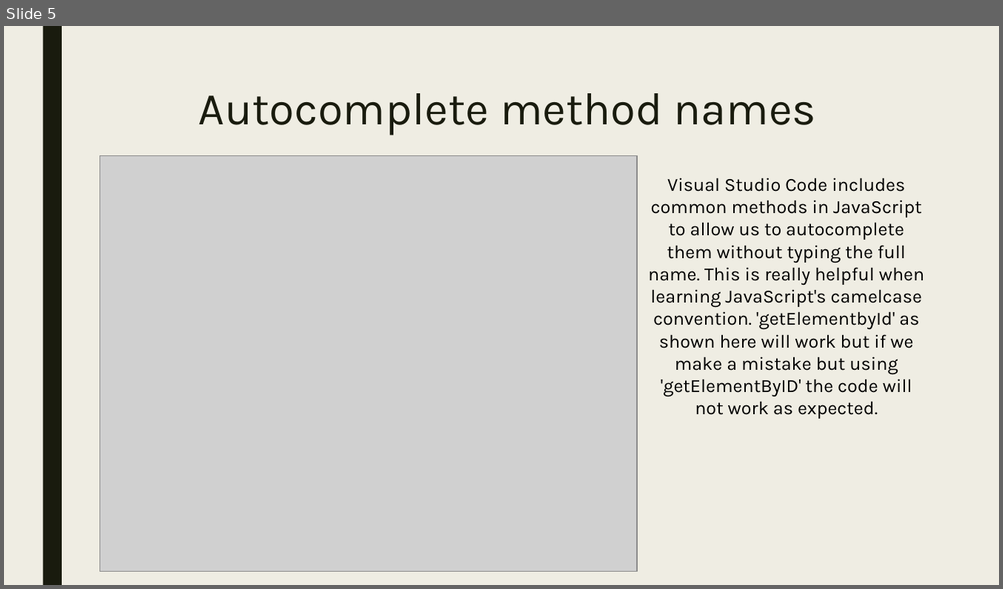
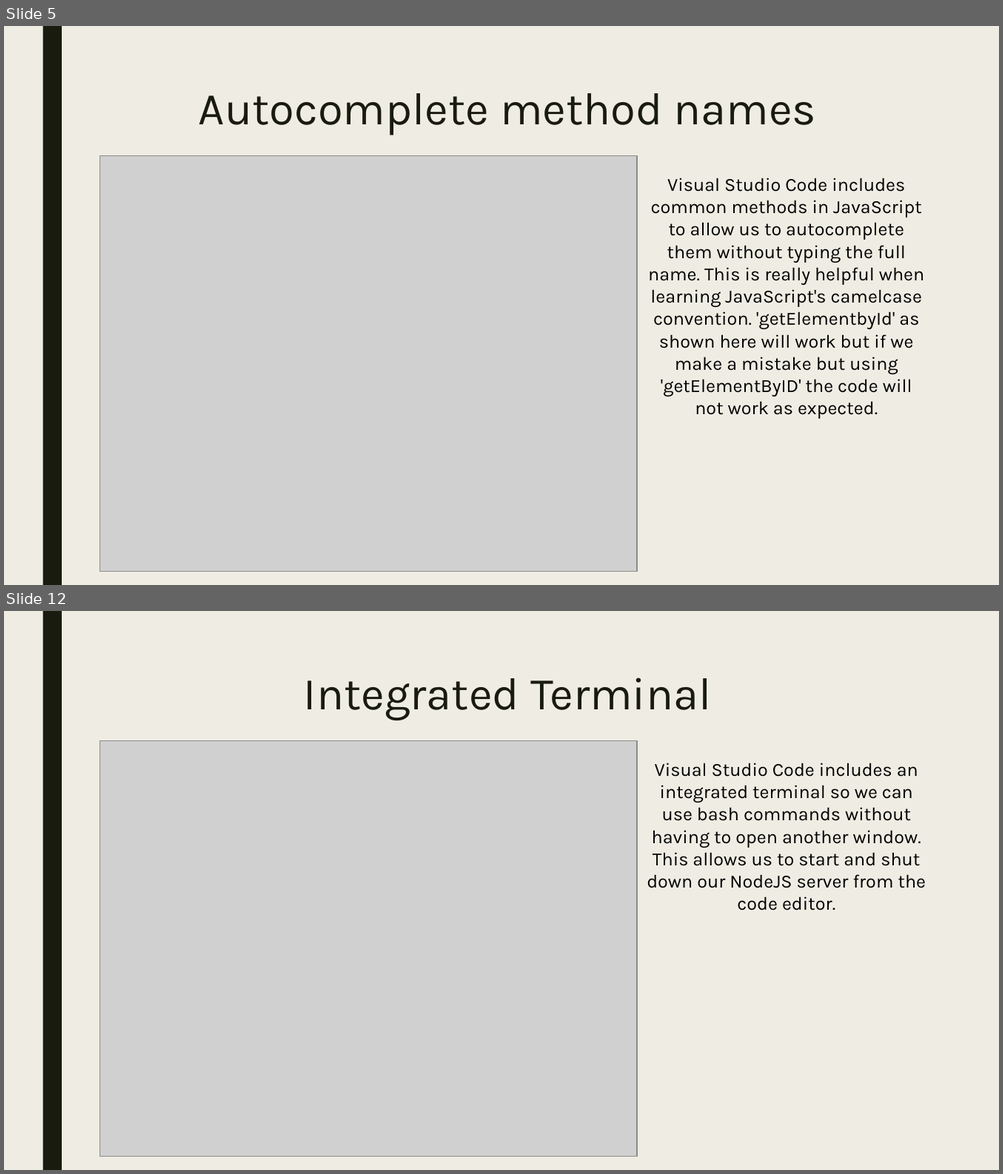
Before and after one commit to 105ron/lightning-talk, a slide deck: Presentation.pptx. Shown one above the other, each under a label of ours: slide 5 before the commit, slides 5 and 12 after it; the slides between them are not shown. The pictures are 1003x589 and 1003x1174 pixels, drawn with LibreOffice and Linux fonts; fonts in the diff are those of the drawing; grey boxes stand for pictures. Boxes give left, top, right and bottom in pixels: in the first picture for what was removed or moved away, otherwise in the second. Text is boxed around its words. In the diff, an @@ line names an element or a change of style, - is before the commit and + after.

```diff
--- a/Presentation.pptx
+++ b/Presentation.pptx
@@ slide 12 added at <box>4,611,999,1170</box>, background #EFEDE3; not listed: 1 template element that a slide beside it also shows @@
@@ title added at <box>304,678,711,721</box>, 44 pt, text #191B0E @@
+Integrated Terminal
@@ picture added at <box>99,741,637,1157</box> @@
@@ text added at <box>646,763,926,889</box>, 18 pt, text #000000 @@
+Visual Studio Code includes an integrated terminal so we can use bash commands without having to open another window. This allows us to start and shut down our NodeJS server from the code editor.
```
Also in this commit, not shown: 9 other slides added.
